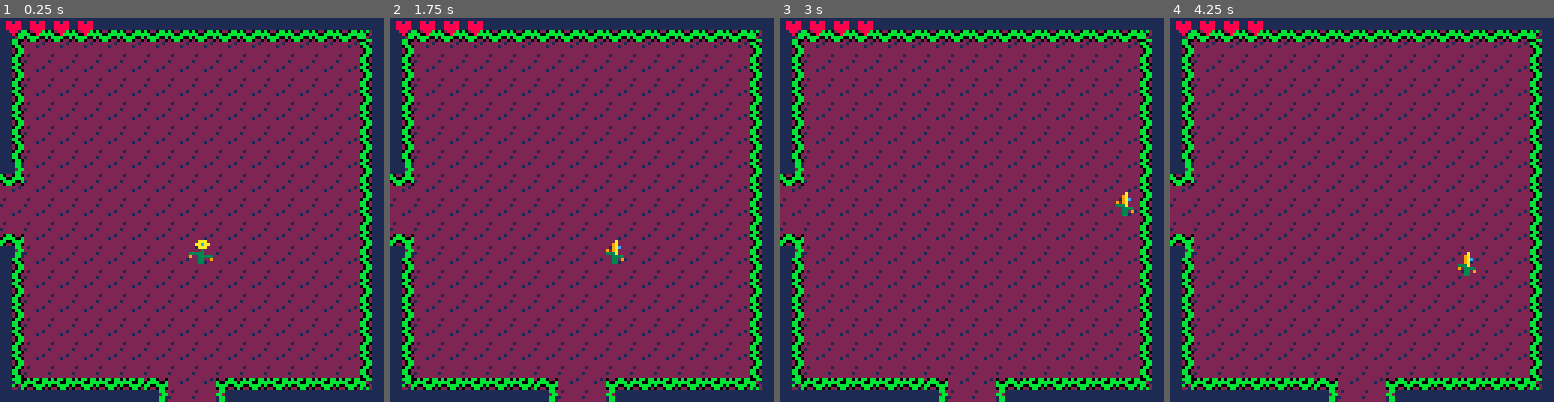
Above: before the commit, frames 1-4 (left to right).
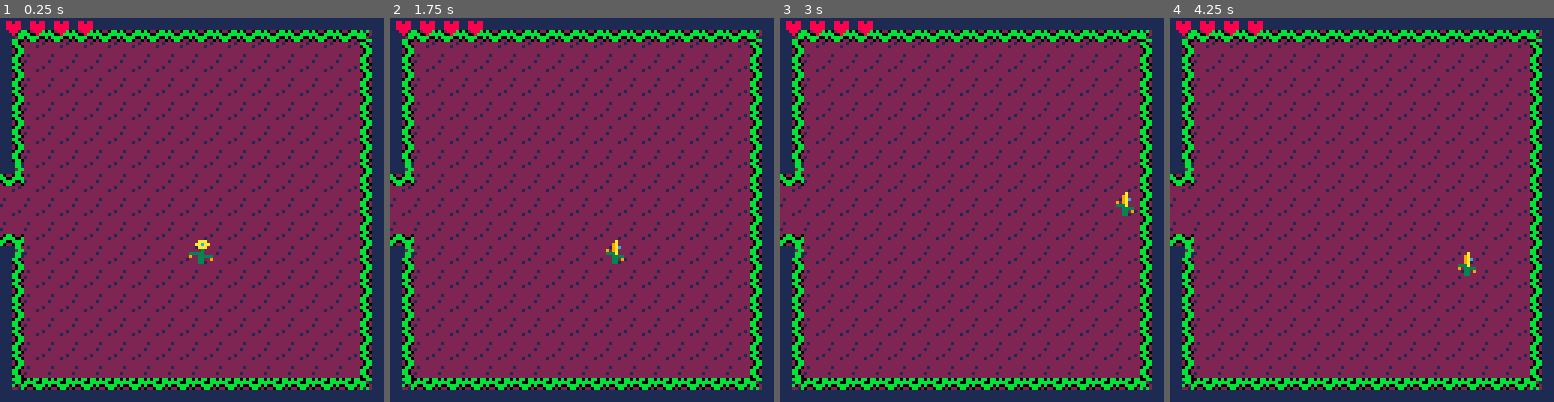
Above: after the commit, the same moments.

Repository: acwright/PICO-8
Game: PICO-8 cartridge ldjam/ldjam.p8
Same seed, same stepped clock (60 frames per second), same inputs: the game is played once before the commit and once after it.
Inputs:
- Up to frame 1 (0.25 s): no input
- Up to frame 2 (1.75 s): tap X (X key) at 0.33, 1.07 s; tap O (Z key) at 0.7, 1.7 s; hold Right from 1.6 s (still down)
- Up to frame 3 (3 s): tap X (X key) at 1.85, 2.97 s; release Right at 2.1 s; tap O (Z key) at 2.1, 2.5, 2.9 s; hold Up 2.15-2.42 s; hold Right from 2.47 s (still down)
- Up to frame 4 (4.25 s): release Right at 3.03 s; hold Left 3.08-3.58 s; tap O (Z key) at 3.3, 3.7, 4.1 s; hold Down 3.63-3.97 s; hold Right from 4.02 s (still down); tap X (X key) at 4.08 s

The runs differ from the first frame. In frame 1, 1.1% of the frame differs, in the area x 37-63%, y 93-100%; in frame 2, 1.1%; in frame 3, 1.1%; in frame 4, 1.1%.

Commit message:
Level 2 rooms correct

Diff:
--- a/ldjam/ldjam.p8
+++ b/ldjam/ldjam.p8
@@ -62,7 +62,7 @@
 
 function init_game()
 	rooms=init_rooms()
-	room=rooms[9]
+	room=rooms[50]
 
 	player=init_player()
 	waves={}
@@ -603,7 +603,7 @@
 	local room_24=init_room(2,{23,25,nil,nil},{})
 	local room_25=init_room(2,{24,26,nil,nil},{})
 	local room_26=init_room(2,{25,27,nil,nil},{})
-	local room_27=init_room(12,{26,nil,nil,31},{})
+	local room_27=init_room(8,{26,nil,nil,31},{})
 	local room_28=init_room(0,{nil,nil,22,33},{
 		init_item(0,6,17),
 		init_item(0,7,17),
@@ -614,36 +614,10 @@
 		init_item(15,8,19),
 		init_item(15,9,19)
 	})
-	local room_29=init_room(0,{nil,nil,23,nil},{
-		init_item(0,6,17),
-		init_item(0,7,17),
-		init_item(0,8,17),
-		init_item(0,9,17),
-		init_item(15,6,19),
-		init_item(15,7,19),
-		init_item(15,8,19),
-		init_item(15,9,19),
-		init_item(6,15,34),
-		init_item(7,15,34),
-		init_item(8,15,34),
-		init_item(9,15,34)
-	})
-	local room_30=init_room(0,{nil,nil,nil,37},{
-		init_item(0,6,17),
-		init_item(0,7,17),
-		init_item(0,8,17),
-		init_item(0,9,17),
-		init_item(15,6,19),
-		init_item(15,7,19),
-		init_item(15,8,19),
-		init_item(15,9,19),
-		init_item(6,0,2),
-		init_item(7,0,2),
-		init_item(8,0,2),
-		init_item(9,0,2)
-	})
+	local room_29=init_room(13,{nil,nil,23,nil},{})
+	local room_30=init_room(12,{nil,nil,nil,37},{})
 	local room_31=init_room(3,{nil,nil,27,39},{})
-	local room_32=init_room(0,{nil,nil,nil,41},{})
+	local room_32=init_room(12,{nil,nil,nil,41},{})
 	local room_33=init_room(0,{nil,34,28,42},{
 		init_item(0,6,17),
 		init_item(0,7,17),
@@ -651,13 +625,27 @@
 		init_item(0,9,17)
 	})
 	local room_34=init_room(2,{33,35,nil,nil},{})
-	local room_35=init_room(0,{34,36,nil,nil},{})
+	local room_35=init_room(0,{34,36,nil,nil},{
+		init_item(6,0,2),
+		init_item(7,0,2),
+		init_item(8,0,2),
+		init_item(9,0,2),
+		init_item(6,15,34),
+		init_item(7,15,34),
+		init_item(8,15,34),
+		init_item(9,15,34)
+	})
 	local room_36=init_room(2,{35,37,nil,nil},{})
 	local room_37=init_room(0,{36,38,30,43},{})
-	local room_38=init_room(12,{37,nil,nil,44},{})
+	local room_38=init_room(8,{37,nil,nil,44},{})
 	local room_39=init_room(7,{nil,40,31,45},{})
 	local room_40=init_room(2,{39,41,nil,nil},{})
-	local room_41=init_room(0,{40,nil,32,46},{})
+	local room_41=init_room(0,{40,nil,32,46},{
+		init_item(15,6,19),
+		init_item(15,7,19),
+		init_item(15,8,19),
+		init_item(15,9,19)
+	})
 	local room_42=init_room(0,{nil,nil,33,47},{
 		init_item(0,6,17),
 		init_item(0,7,17),
@@ -671,19 +659,28 @@
 	local room_43=init_room(3,{nil,nil,37,51},{})
 	local room_44=init_room(7,{nil,45,38,52},{})
 	local room_45=init_room(5,{44,nil,39,53},{})
-	local room_46=init_room(0,{nil,nil,41,54},{})
-	local room_47=init_room(0,{nil,48,42,nil},{})
+	local room_46=init_room(0,{nil,nil,41,54},{
+		init_item(0,6,17),
+		init_item(0,7,17),
+		init_item(0,8,17),
+		init_item(0,9,17),
+		init_item(15,6,19),
+		init_item(15,7,19),
+		init_item(15,8,19),
+		init_item(15,9,19)
+	})
+	local room_47=init_room(9,{nil,48,42,nil},{})
 	local room_48=init_room(2,{47,49,nil,nil},{})
-	local room_49=init_room(0,{48,nil,nil,nil},{})
-	local room_50=init_room(0,{nil,nil,nil,55},{})
-	local room_51=init_room(0,{nil,52,43,nil},{})
+	local room_49=init_room(14,{48,nil,nil,nil},{})
+	local room_50=init_room(12,{nil,nil,nil,55},{})
+	local room_51=init_room(9,{nil,52,43,nil},{})
 	local room_52=init_room(10,{51,nil,44,nil},{})
 	local room_53=init_room(3,{nil,nil,45,58},{})
 	local room_54=init_room(13,{nil,nil,46,nil},{})
 	local room_55=init_room(9,{nil,56,50,nil},{})
 	local room_56=init_room(2,{55,57,nil,nil},{})
 	local room_57=init_room(2,{56,58,nil,nil},{})
-	local room_58=init_room(0,{57,nil,53,nil},{})
+	local room_58=init_room(10,{57,nil,53,nil},{})
 
 	--level 3
 
@@ -693,7 +690,7 @@
 	local room_62=init_room(0,{61,63,nil,68},{})
 	local room_63=init_room(0,{62,64,nil,69},{})
 	local room_64=init_room(2,{63,65,nil,nil},{})
-	local room_65=init_room(12,{64,nil,nil,70},{})
+	local room_65=init_room(8,{64,nil,nil,70},{})
 	local room_66=init_room(3,{nil,nil,59,71},{})
 	local room_67=init_room(3,{nil,68,61,73},{})
 	local room_68=init_room(3,{67,69,62,74},{})
